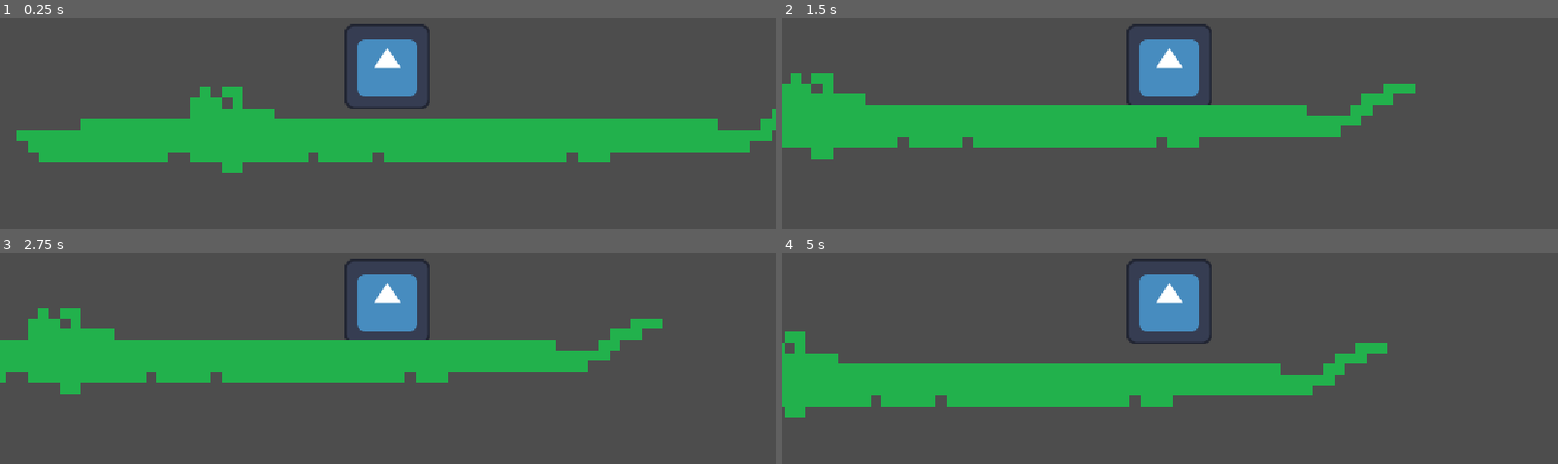
Above: before the commit, frames 1-4 (two rows, left to right).
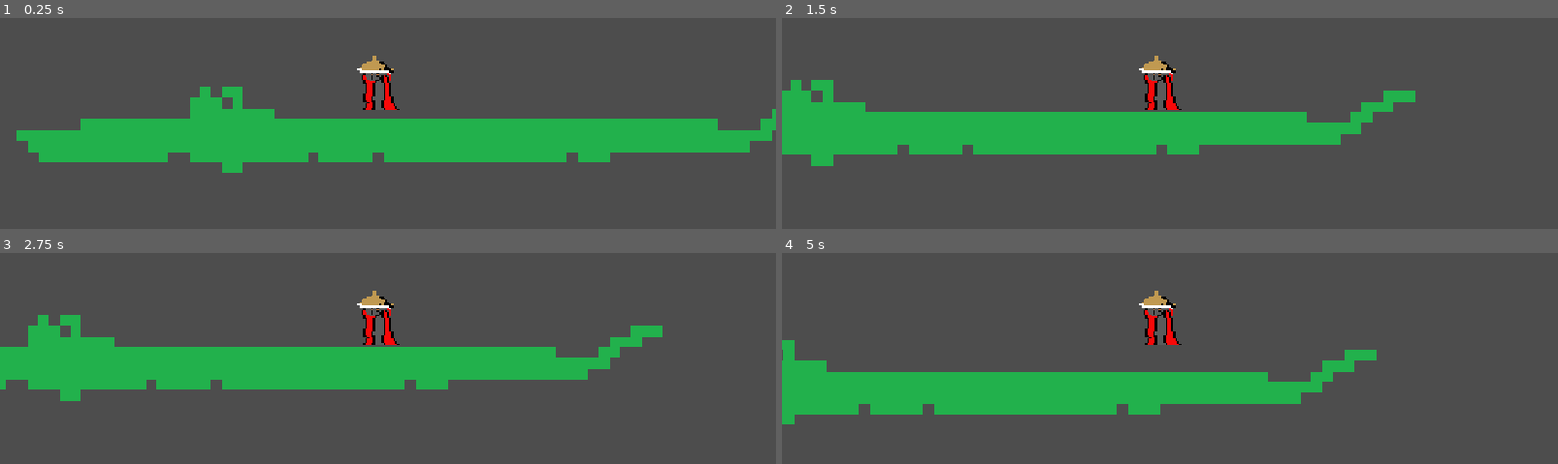
Above: after the commit, the same moments.

Repository: ste12-tech/HackClub2DStreetFightingGame
Game: Godot game, scene res://scenes/game.tscn
Same seed, same stepped clock (60 frames per second), same inputs: the game is played once before the commit and once after it. The engine's default icon, where the game draws it, is replaced by a stand-in: a white triangle on a blue panel in a dark square.
Inputs:
- Up to frame 1 (0.25 s): no input
- Up to frame 2 (1.5 s): tap Enter (ui_accept) at 0.5, 0.77 s; hold Right (ui_right) from 0.53 s (still down)
- Up to frame 3 (2.75 s): tap Enter (ui_accept) at 1.52 s; release Right (ui_right) at 2.03 s; hold Left (ui_left) from 2.03 s (still down)
- Up to frame 4 (5 s): release Left (ui_left) at 2.78 s; hold Right (ui_right) 2.78-4.28 s; tap Enter (ui_accept) at 3.02, 3.77, 4.25, 4.52 s; hold Left (ui_left) from 4.28 s (still down)

The runs differ from the first frame. In frame 1, 2.8% of the frame differs, in the area x 44-56%, y 2-44%; in frame 2, 8.2%; in frame 3, 8.5%; in frame 4, 9.0%, in the area x 0-78%, y 2-82%.

Commit message:
create godotsprite

Diff:
--- a/hack-club/scenes/game.tscn
+++ b/hack-club/scenes/game.tscn
@@ -1,11 +1,11 @@
 [gd_scene format=4 uid="uid://cjxuhexxnhxc7"]
 
 [ext_resource type="Script" uid="uid://cv0fc4xpvqhld" path="res://scenes/player.gd" id="1_lnu2h"]
-[ext_resource type="Texture2D" uid="uid://kxirhaugllpn" path="res://icon.svg" id="2_lbhrr"]
+[ext_resource type="Texture2D" uid="uid://dryvh4utjrxs0" path="res://SamuraiIdle.png" id="2_lnu2h"]
 [ext_resource type="Texture2D" uid="uid://p50l6n7ckx8g" path="res://Grass texture hack club.png" id="3_iywne"]
 
 [sub_resource type="RectangleShape2D" id="RectangleShape2D_bjyv4"]
-size = Vector2(81, 59.5)
+size = Vector2(63, 88)
 
 [sub_resource type="TileSetAtlasSource" id="TileSetAtlasSource_p57ef"]
 texture = ExtResource("3_iywne")
@@ -155,11 +155,12 @@
 script = ExtResource("1_lnu2h")
 
 [node name="Sprite2D" type="Sprite2D" parent="Node/Player" unique_id=481809974]
-position = Vector2(-1, -4)
-texture = ExtResource("2_lbhrr")
+position = Vector2(-15.999999, 20)
+scale = Vector2(0.09179687, 0.08203125)
+texture = ExtResource("2_lnu2h")
 
 [node name="CollisionShape2D" type="CollisionShape2D" parent="Node/Player" unique_id=1433637616]
-position = Vector2(-7, 23)
+position = Vector2(-15.5, 20)
 shape = SubResource("RectangleShape2D_bjyv4")
 
 [node name="Camera2D" type="Camera2D" parent="Node/Player" unique_id=435082380]
Binary file added: hack-club/SamuraiIdle.png
Not shown, added: hack-club/SamuraiIdle.png.import
